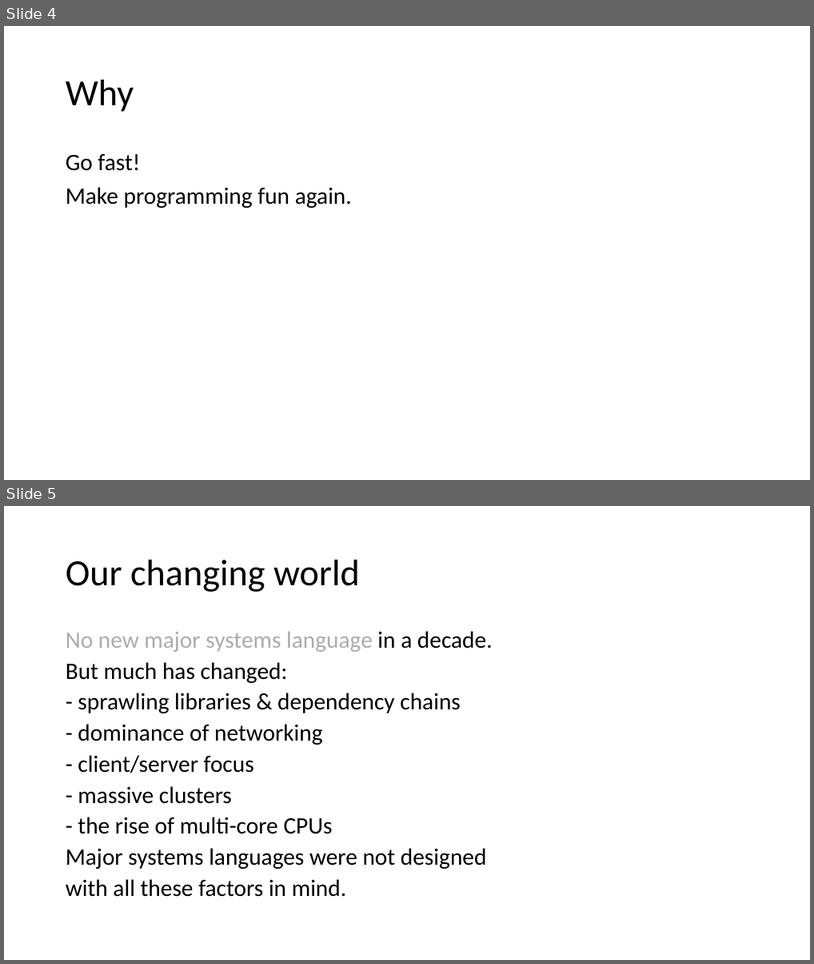
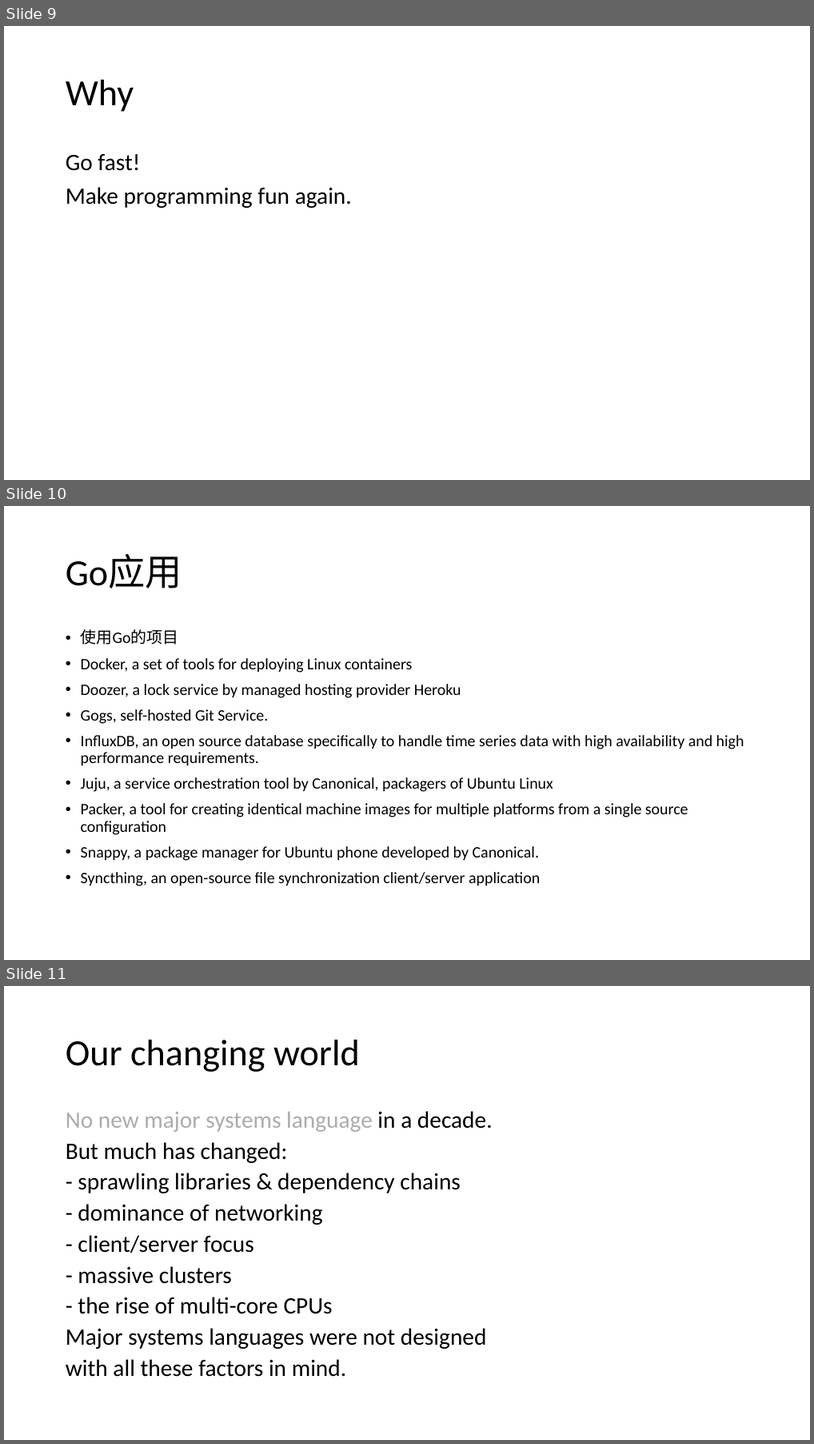
Before and after one commit to firstbird/goPresent, a slide deck: go introduction.pptx. Shown one above the other, each under a label of ours: slides 4 and 5 before the commit, slides 9, 10 and 11 after it. The pictures are 814x964 and 814x1444 pixels, drawn with LibreOffice and Linux fonts; fonts in the diff are those of the drawing. Boxes give left, top, right and bottom in pixels: in the first picture for what was removed or moved away, otherwise in the second. Text is boxed around its words. In the diff, an @@ line names an element or a change of style, - is before the commit and + after.

```diff
--- a/go introduction.pptx
+++ b/go introduction.pptx
@@ slide 10 added at [4, 506, 810, 960], background #FFFFFF @@
@@ title added at [66, 555, 182, 588], 44 pt, text #000000 @@
+Go应用
@@ text added at [81, 629, 745, 886], 19 pt, text #000000 @@
+• 使用Go的项目
+• Docker, a set of tools for deploying Linux containers
+• Doozer, a lock service by managed hosting provider Heroku
+• Gogs, self-hosted Git Service.
+• InfluxDB, an open source database specifically to handle time series data with high availability and high performance requirements.
+• Juju, a service orchestration tool by Canonical, packagers of Ubuntu Linux
+• Packer, a tool for creating identical machine images for multiple platforms from a single source configuration
+• Snappy, a package manager for Ubuntu phone developed by Canonical.
+• Syncthing, an open-source file synchronization client/server application
@@ what was slide 4 is now slide 9 @@
@@ what was slide 5 is now slide 11 @@
```
Also in this commit, not shown: 5 other slides added, 3 other files.
